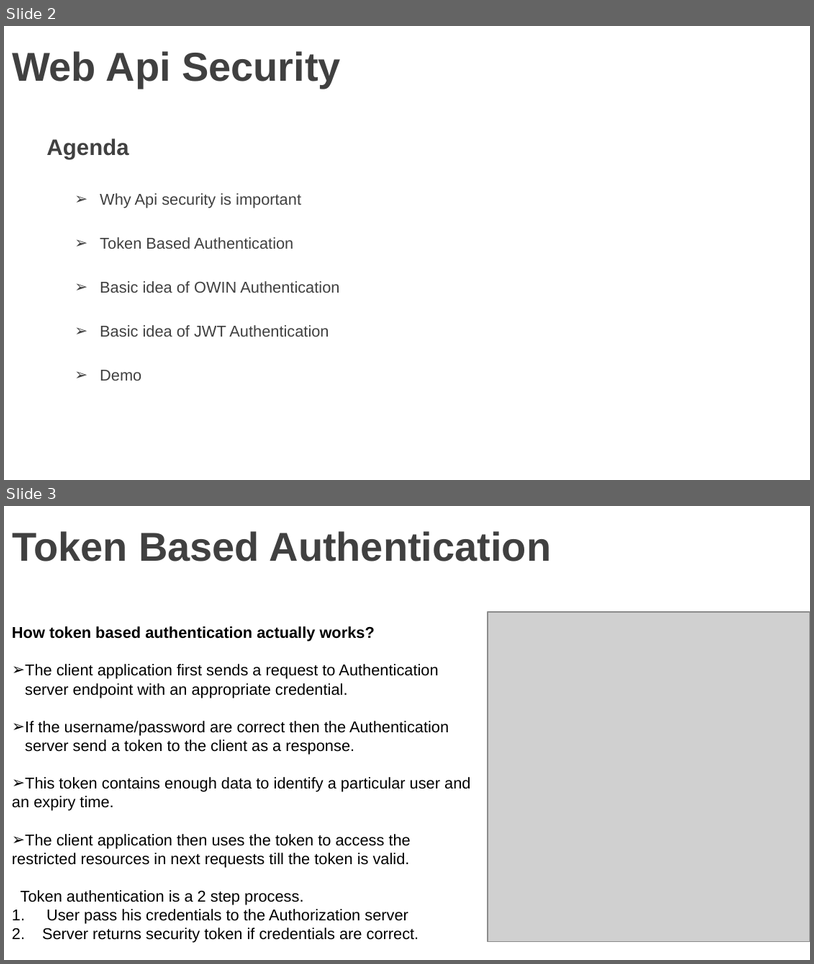
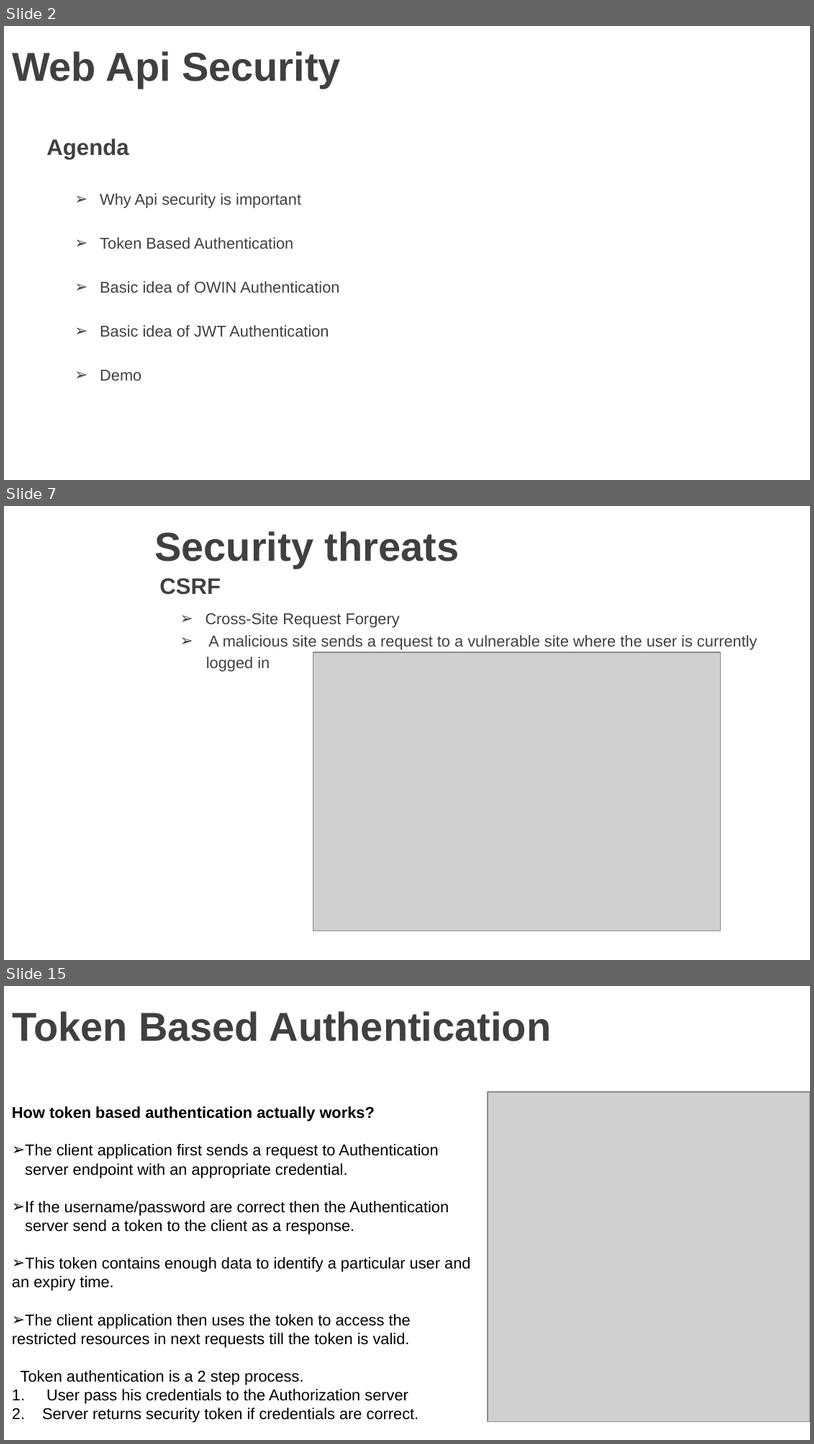
Before and after one commit to vgyureka/DotNetBig, a slide deck: webapiSecurity.pptx. Shown one above the other, each under a label of ours: slides 2 and 3 before the commit, slides 2, 7 and 15 after it; the slides between them are not shown. The pictures are 814x964 and 814x1444 pixels, drawn with LibreOffice and Linux fonts; fonts in the diff are those of the drawing; grey boxes stand for pictures; background and template pictures are left out. Boxes give left, top, right and bottom in pixels: in the first picture for what was removed or moved away, otherwise in the second. Text is boxed around its words. In the diff, an @@ line names an element or a change of style, - is before the commit and + after.

Commit message:
Add files via upload
webapi security- 06 MARCH 2019

```diff
--- a/webapiSecurity.pptx
+++ b/webapiSecurity.pptx
@@ slide 7 added at (4,506,810,960), background picture (left out) @@
@@ title added at (154,531,460,568), 36 pt, text #404040, bold @@
+Security threats
@@ text added at (160,578,221,595), 20 pt, text #404040, bold @@
+CSRF
@@ text added at (206,613,758,672), 14 pt, text #404040 @@
+➢ Cross-Site Request Forgery
+➢ A malicious site sends a request to a vulnerable site where the user is currently
+logged in
@@ picture added at (313,652,721,930) @@
@@ what was slide 3 is now slide 15 @@
```
Also in this commit, not shown: 1 slide changed, 13 other slides added.
